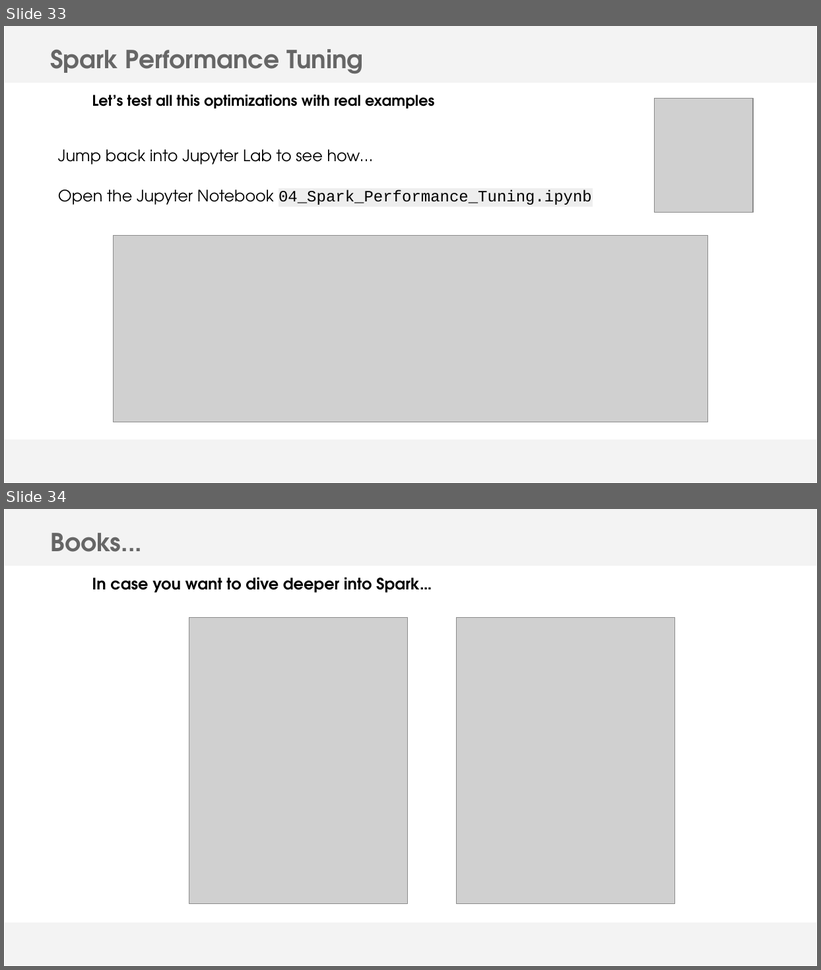
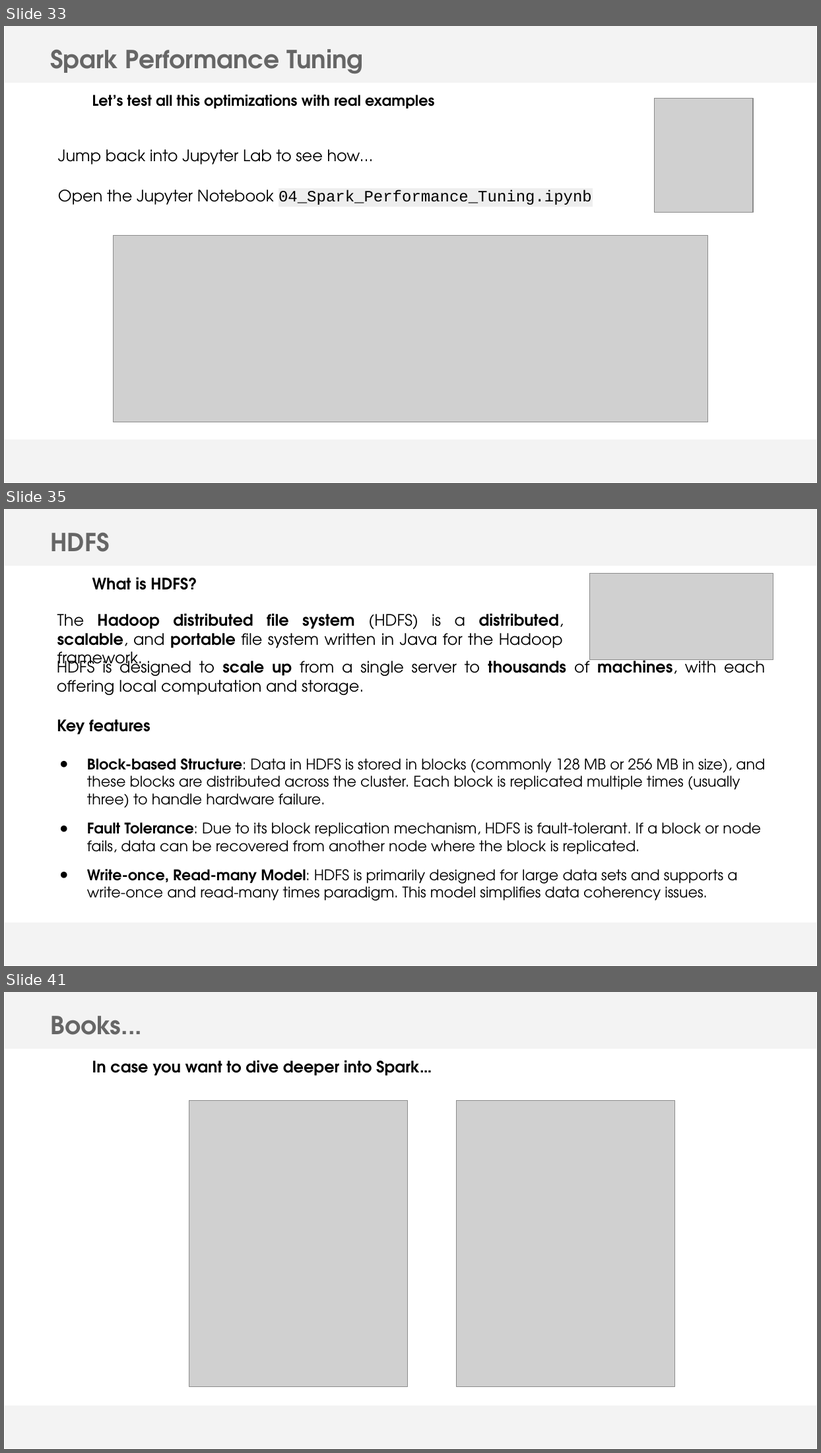
Before and after one commit to amarchan-stratio/spark-course, a slide deck: [NUMA 7.0] Spark Course.pptx. Shown one above the other, each under a label of ours: slides 33 and 34 before the commit, slides 33, 35 and 41 after it; the slides between them are not shown. The pictures are 821x970 and 821x1453 pixels, drawn with LibreOffice and Linux fonts; fonts in the diff are those of the drawing; grey boxes stand for pictures; background and template pictures are left out. Boxes give left, top, right and bottom in pixels: in the first picture for what was removed or moved away, otherwise in the second. Text is boxed around its words. In the diff, an @@ line names an element or a change of style, - is before the commit and + after.

Commit message:
Added HDFS notebook + slides

```diff
--- a/[NUMA 7.0] Spark Course.pptx
+++ b/[NUMA 7.0] Spark Course.pptx
@@ slide 35 added at [4, 509, 817, 966], background #FFFFFF; not listed: 2 template elements that a slide beside it also shows @@
@@ text added at [50, 532, 109, 552], 22 pt, text #666666, bold @@
+HDFS
@@ text added at [92, 577, 197, 590], 14 pt, text #000000, bold @@
+What is HDFS?
@@ picture added at [589, 573, 773, 660] @@
@@ text added at [57, 613, 564, 671], 14 pt, text #000000 @@
+The Hadoop distributed file system (HDFS) is a distributed, scalable, and portable file system written in Java for the Hadoop framework.
@@ text added at [57, 656, 765, 695], 14 pt, text #000000 @@
+HDFS is designed to scale up from a single server to thousands of machines, with each offering local computation and storage.
@@ text added at [57, 720, 150, 735], 14 pt, text #000000, bold @@
+Key features
@@ text added at [87, 758, 765, 901], 13 pt, text #000000 @@
+● Block-based Structure: Data in HDFS is stored in blocks (commonly 128 MB or 256 MB in size), and these blocks are distributed across the cluster. Each block is replicated multiple times (usually three) to handle hardware failure.
+● Fault Tolerance: Due to its block replication mechanism, HDFS is fault-tolerant. If a block or node fails, data can be recovered from another node where the block is replicated.
+● Write-once, Read-many Model: HDFS is primarily designed for large data sets and supports a write-once and read-many times paradigm. This model simplifies data coherency issues.
@@ what was slide 34 is now slide 41 @@
```
Also in this commit, not shown: 6 other slides added, 8 other files.
